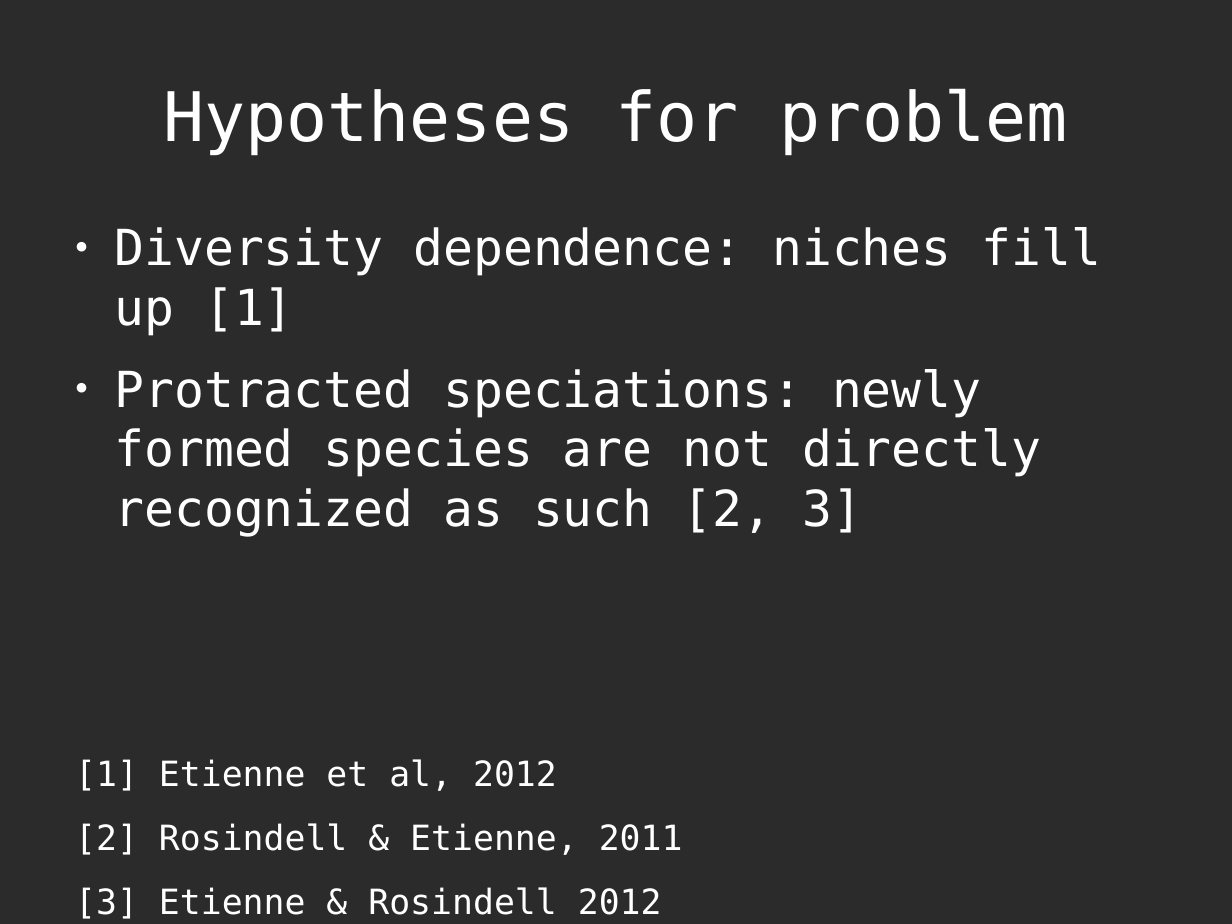
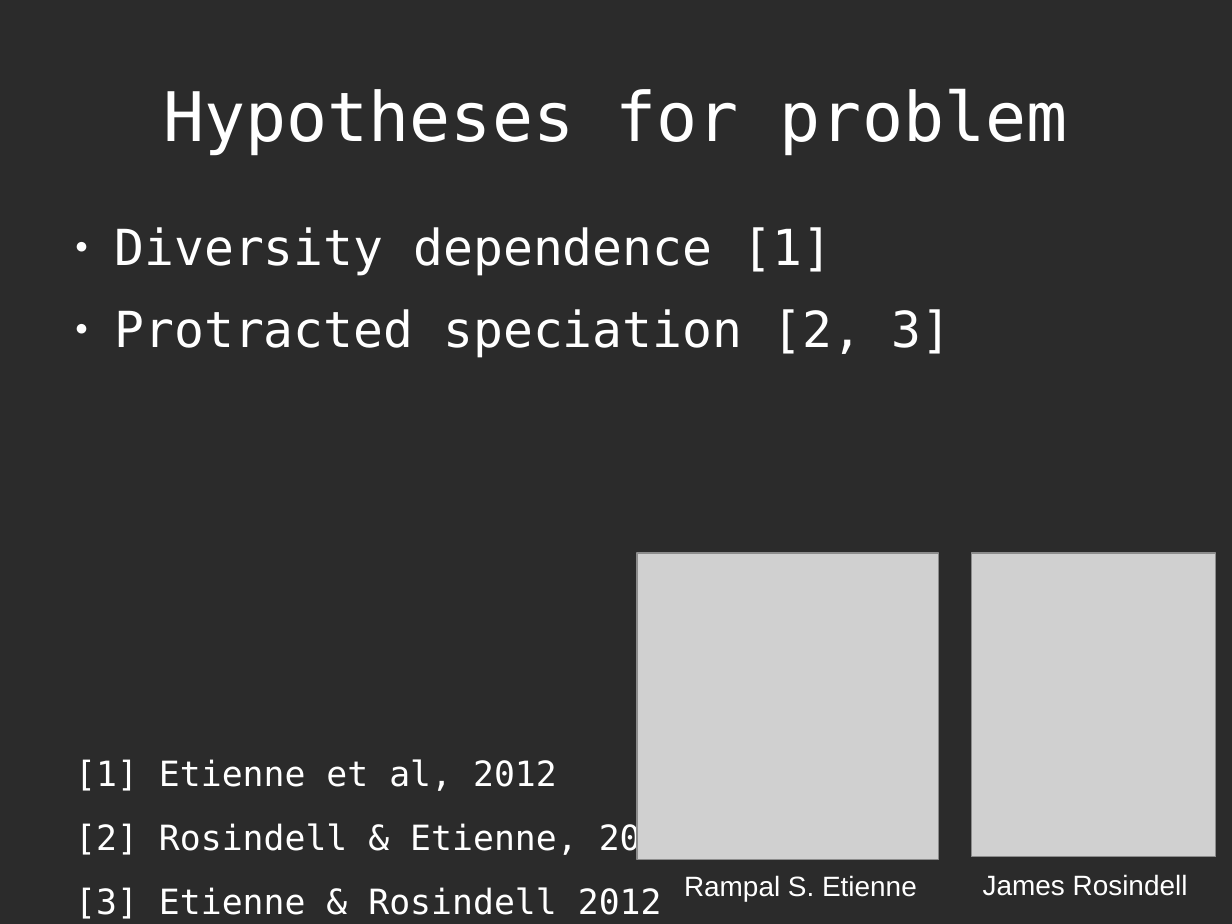
Before and after one commit to richelbilderbeek/Science, a slide deck: slide 3 of Bilderbeek20161214TeceMeeting/20161214TeceMeeting.odp. Drawn at 1232x924 pixels with LibreOffice and Linux fonts; fonts in the diff are those of the drawing; grey boxes stand for pictures; background and template pictures are left out; a plain dark background stands for a picture behind light text. Boxes give left, top, right and bottom in pixels: in the first picture for what was removed or moved away, otherwise in the second. Text is boxed around its words. In the diff, an @@ line names an element or a change of style, - is before the commit and + after.

```diff
--- a/Bilderbeek20161214TeceMeeting/20161214TeceMeeting.odp
+++ b/Bilderbeek20161214TeceMeeting/20161214TeceMeeting.odp
@@ text at box(114, 227, 952, 358): text changed @@
-● Diversity dependence: niches fill up [1]
-● Protracted speciations: newly formed species are not directly recognized as such [2, 3]
+● Diversity dependence [1]
+● Protracted speciation [2, 3]
@@ picture added at box(637, 553, 939, 860) @@
@@ picture added at box(972, 553, 1215, 857) @@
@@ text added at box(684, 875, 917, 901), 18 pt, text #FFFFFF @@
+Rampal S. Etienne
@@ text added at box(983, 874, 1188, 896), 18 pt, text #FFFFFF @@
+James Rosindell
```
Also in this commit, not shown: 6 other slides changed, 3 slides added, 1 slide removed, 8 other files.
